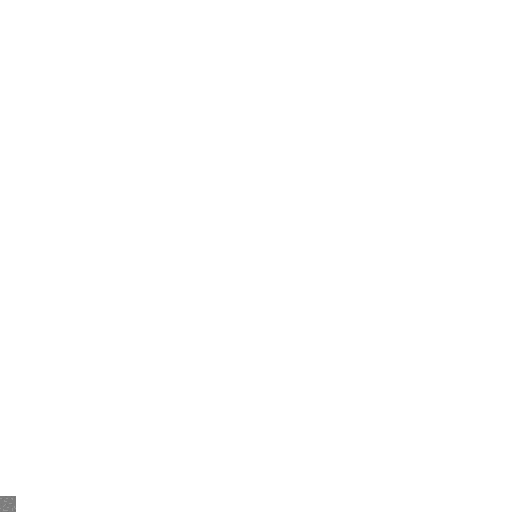
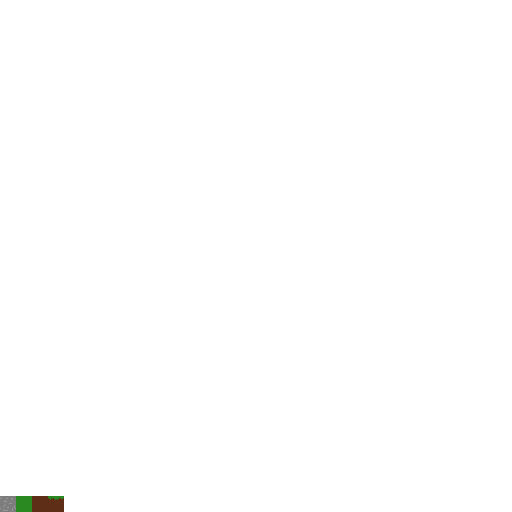
Comparing the layer stacks of the two (512, 512) images. Changes:
painted on "Textures" over left=16, top=496, right=64, bottom=512
